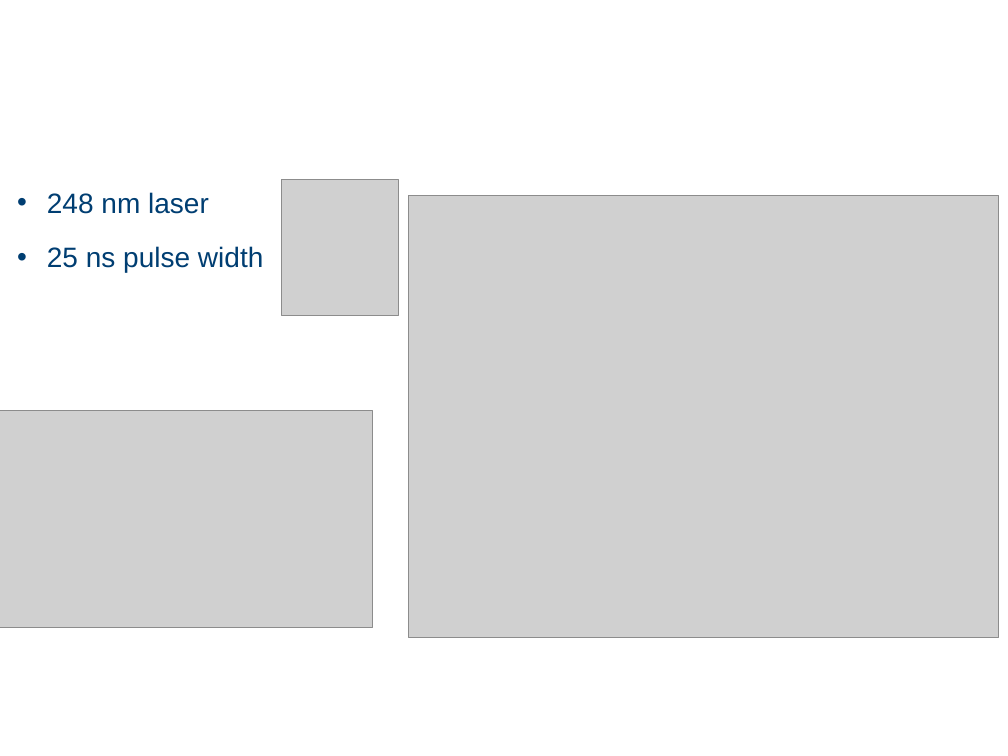
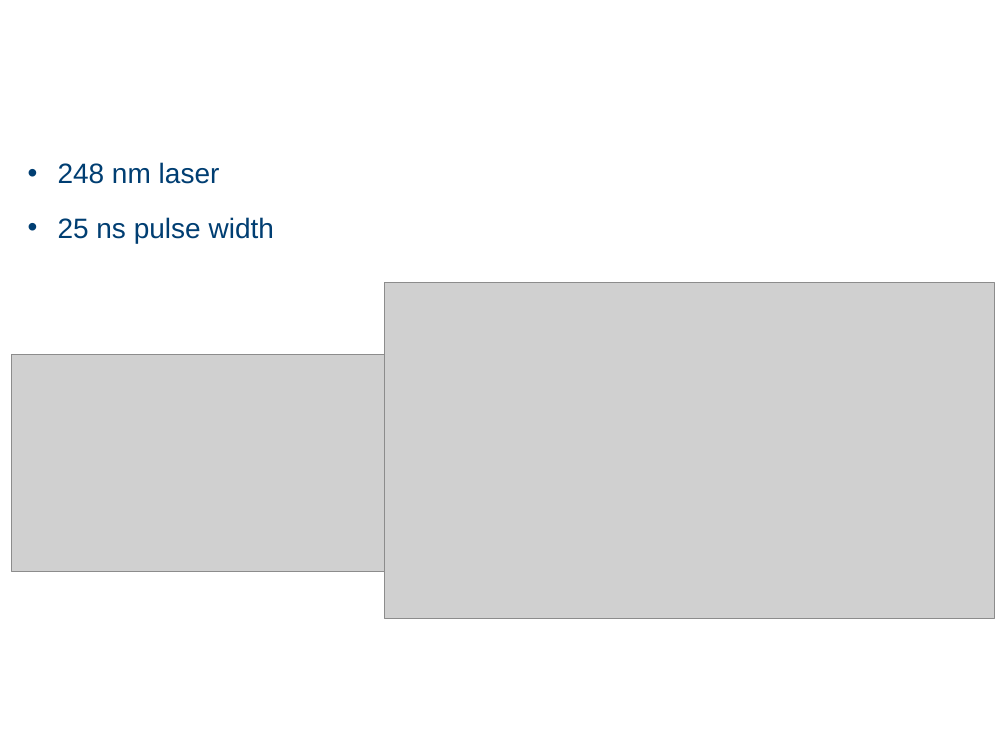
Before and after one commit to OE-FET/numerical_laser_annealing, a slide deck: slide 3 of Numerical_simulations.pptx. Drawn at 1008x756 pixels with LibreOffice and Linux fonts; fonts in the diff are those of the drawing; grey boxes stand for pictures; background and template pictures are left out. Boxes give left, top, right and bottom in pixels: in the first picture for what was removed or moved away, otherwise in the second. Text is boxed around its words. In the diff, an @@ line names an element or a change of style, - is before the commit and + after.

```diff
--- a/Numerical_simulations.pptx
+++ b/Numerical_simulations.pptx
@@ text "248 nm laser": place and size @@
-text "248 nm laser" at (47,193,263,272)
+text "248 nm laser" at (58,163,274,243)
@@ picture removed at (282,179,398,314) @@
@@ picture: place and size @@
-picture at (409,196,999,638)
+picture at (385,283,994,619)
@@ picture: place and size @@
-picture at (0,410,373,628)
+picture at (12,354,385,572)
```
Also in this commit, not shown: 6 other files.
